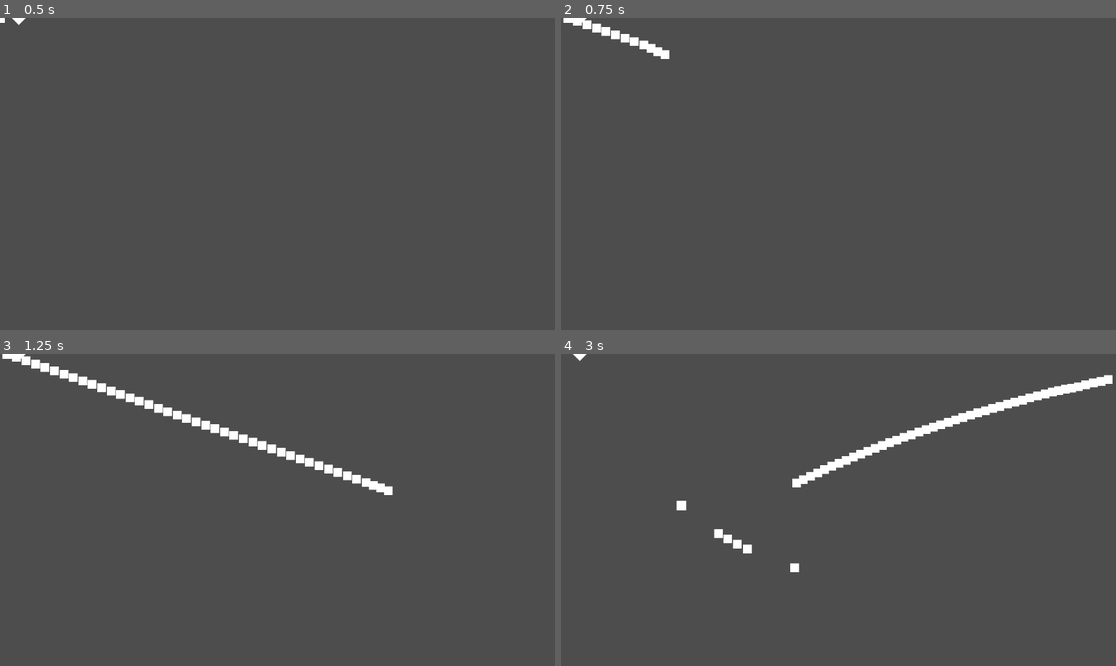
Above: before the commit, frames 1-4 (two rows, left to right).
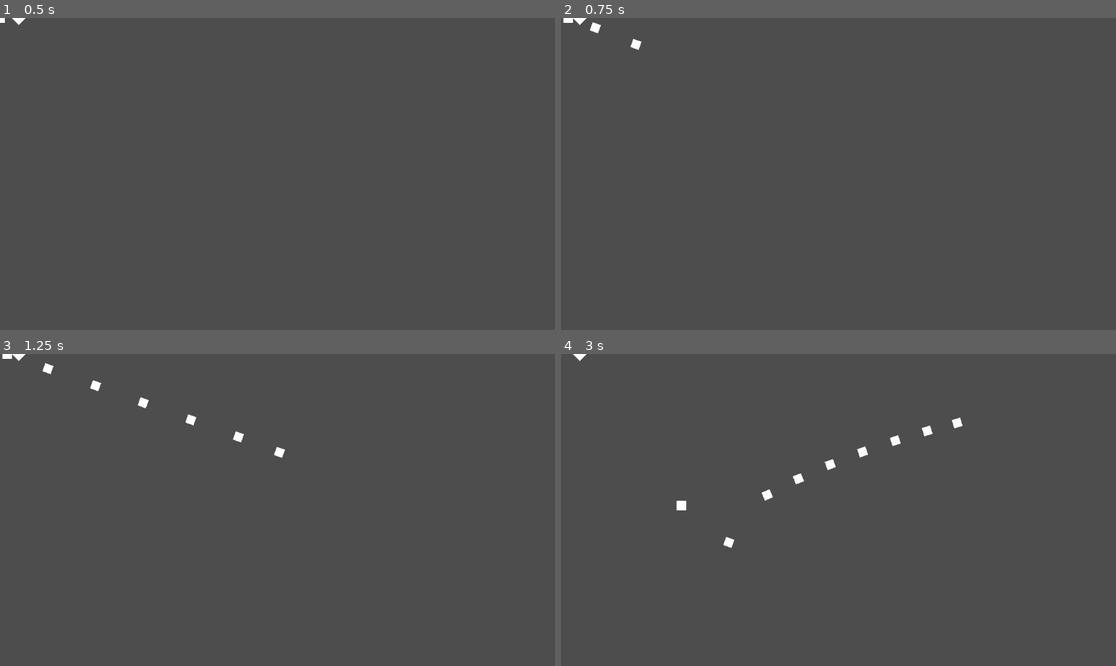
Above: after the commit, the same moments.

Repository: Neadyr/godot_sandbox
Game: Godot game, scene res://main_scene.tscn
The game is run twice, just before and just after one commit, with the same random seed, the same clock (stepped at 60 frames per second) and the same inputs.
Inputs (mouse positions are in pixels of both pictures, inside the frame that each line leads up to):
- Up to frame 1 (0.5 s): no input
- Up to frame 2 (0.75 s): tap Enter at 0.5 s; move the mouse to (960, 158) at 0.52 s; press the mouse at (960, 158) at 0.53 s; hold Right (ui_right) from 0.53 s (still down)
- Up to frame 3 (1.25 s): keep holding Right (ui_right)
- Up to frame 4 (3 s): move the mouse to (727, 525) at 1.27 s; release Right (ui_right) at 1.28 s; release the mouse at (727, 525) at 1.28 s; hold Down (ui_down) 1.28-2.03 s; tap Space (dash) at 1.35 s; click (727, 525) at 1.55 s; move the mouse to (894, 441) at 2.02 s; press the mouse at (894, 441) at 2.03 s; hold Right (ui_right) 2.03-2.78 s; tap Shift (sprint) at 2.1 s; move the mouse to (810, 572) at 2.77 s; release the mouse at (810, 572) at 2.78 s; hold Up (ui_up) from 2.78 s (still down); click (810, 572) at 2.85 s

Frame 1 is identical in both runs. In frame 2, 0.4% of the frame differs, in the area x 2-20%, y 0-14%; in frame 3, 1.8%; in frame 4, 1.9%, in the area x 27-100%, y 6-70%.

Commit message:
minor fix - changed bullet rotation and added a small cooldown

Diff:
--- a/bullet.gd
+++ b/bullet.gd
@@ -1,6 +1,6 @@
 extends Area2D
 var velocity = Vector2.ZERO
-var speed = 50
+var speed = 30
 func _ready():
 	print("Nouvelle balle avec vitesse :", velocity)
 
--- a/player_handler.gd
+++ b/player_handler.gd
@@ -8,17 +8,24 @@
 var is_sprinting = false
 var sprint_speed: float = 1
 @export var bullet_scene: PackedScene
+var bullet_cooldown = 0.1
+var bullet_timer = 0
 
 func _physics_process(delta: float) -> void:
 	var mouse_position: Vector2 = get_viewport().get_mouse_position()
+	if (bullet_timer >= 0):
+		bullet_timer -= delta
 	if (Input.is_action_pressed("tir")):
-		print("instantiating...")
-		var bullet = bullet_scene.instantiate()
-		bullet.global_position = self.global_position
-		print("bullet position", position )
-		print("player position",self.global_position )
-		bullet.velocity = (get_viewport().get_mouse_position() - self.global_position).normalized() * bullet.speed / 2
-		get_parent().add_child(bullet)
+		if (bullet_timer < 0):
+			print("instantiating...")
+			var bullet = bullet_scene.instantiate()
+			bullet.global_position = self.global_position
+			print("bullet position", position )
+			print("player position",self.global_position )
+			bullet.velocity = (get_viewport().get_mouse_position() - self.global_position).normalized() * bullet.speed
+			bullet.rotation = bullet.velocity.angle()
+			get_parent().add_child(bullet)
+			bullet_timer = bullet_cooldown
 	if (dash_current_timer >= 0):
 		dash_current_timer -= delta
 	var dash_strength = 3000
